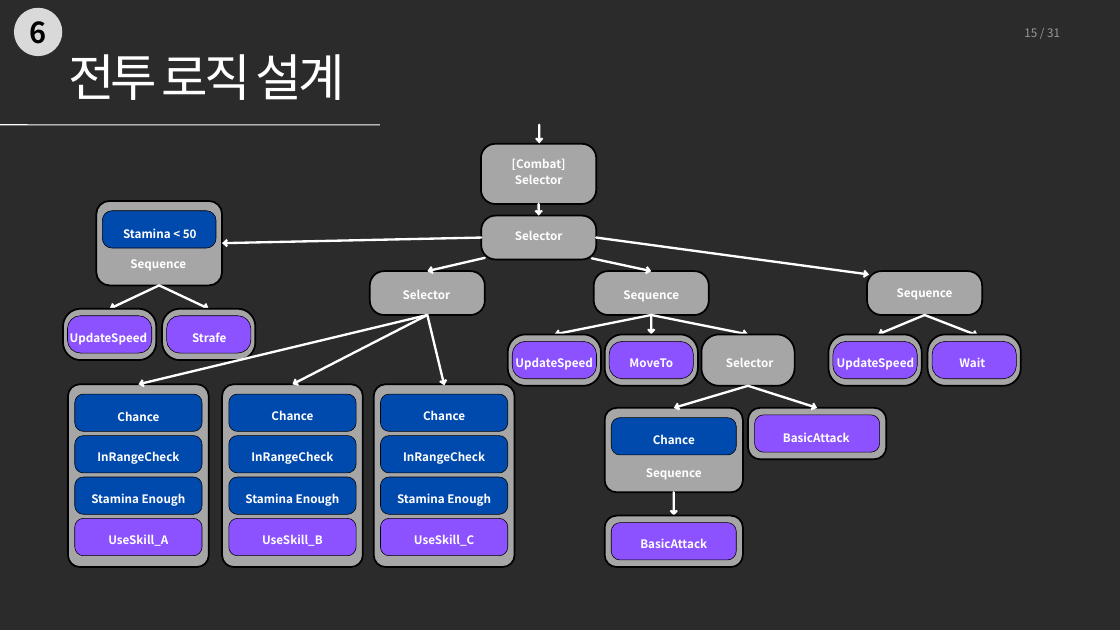
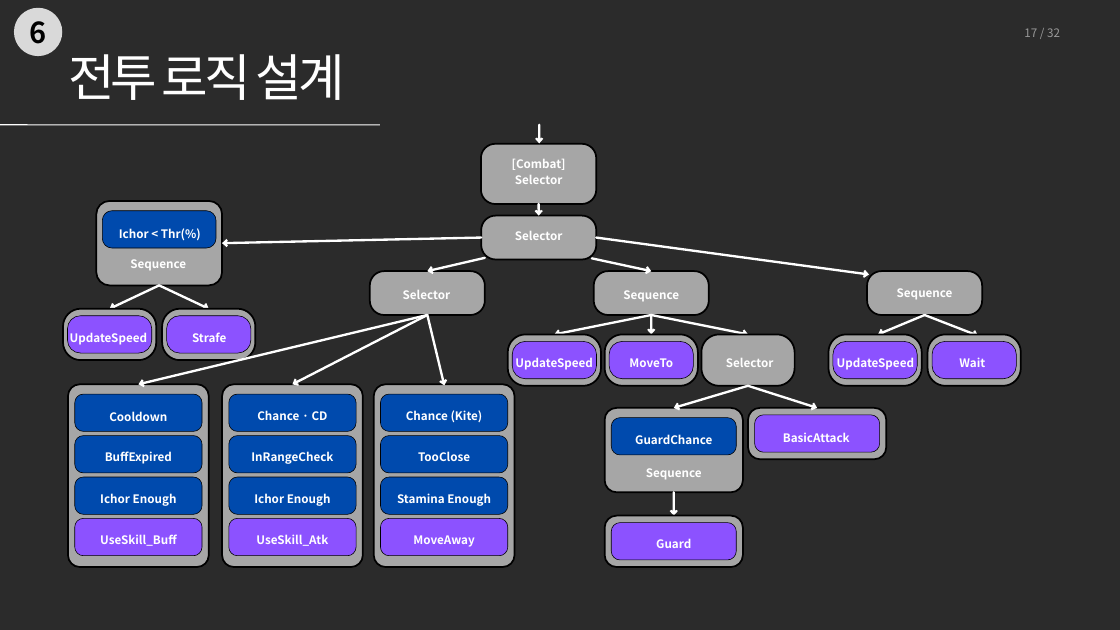
Before and after one commit to 0518tune/portfolio, a slide deck: slide 17 of files/수정본/동행자_BT설계.pptx (slide 15 before the commit). Drawn at 1120x630 pixels with LibreOffice and Linux fonts; fonts in the diff are those of the drawing; background and template pictures are left out; a plain dark background stands for a picture behind light text. Boxes give left, top, right and bottom in pixels: in the first picture for what was removed or moved away, otherwise in the second. Text is boxed around its words. In the diff, an @@ line names an element or a change of style, - is before the commit and + after.

```diff
--- a/files/수정본/동행자_BT설계.pptx
+++ b/files/수정본/동행자_BT설계.pptx
@@ text at (1024,28,1060,37): text changed @@
-15 / 31
+17 / 32
@@ text at (119,228,201,241): text changed @@
-Stamina < 50
+Ichor < Thr(%)
@@ text at (109,411,167,421): text changed @@
-Chance
+Cooldown
@@ text at (257,410,328,420): text changed @@
-Chance
+Chance · CD
@@ text at (406,410,483,423): text changed @@
-Chance
+Chance (Kite)
@@ text at (635,434,712,444): text changed @@
-Chance
+GuardChance
@@ text at (105,451,172,464): text changed @@
-InRangeCheck
+BuffExpired
@@ text at (418,451,470,461): text changed @@
-InRangeCheck
+TooClose
@@ text at (100,493,177,506): text changed @@
-Stamina Enough
+Ichor Enough
@@ text at (254,493,331,506): text changed @@
-Stamina Enough
+Ichor Enough
@@ text at (100,534,177,546): text changed @@
-UseSkill_A
+UseSkill_Buff
@@ text at (256,534,328,546): text changed @@
-UseSkill_B
+UseSkill_Atk
@@ text at (413,535,474,547): text changed @@
-UseSkill_C
+MoveAway
@@ text at (656,538,691,548): text changed @@
-BasicAttack
+Guard
```
Also in this commit, not shown: 28 other slides changed, 2 slides added, 1 slide removed, 6 other files.
